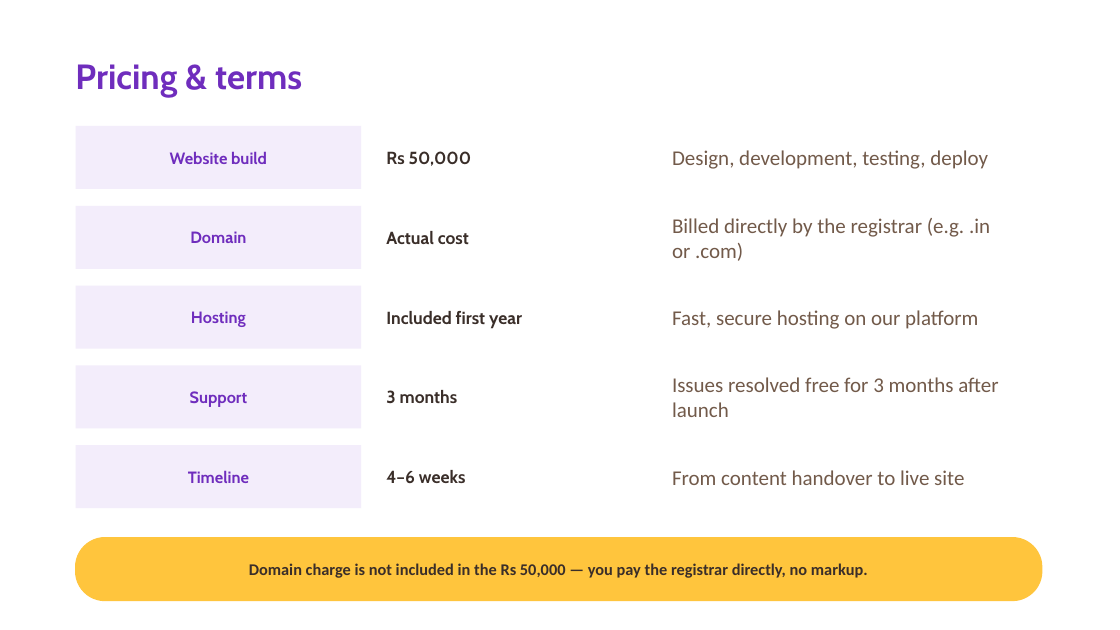
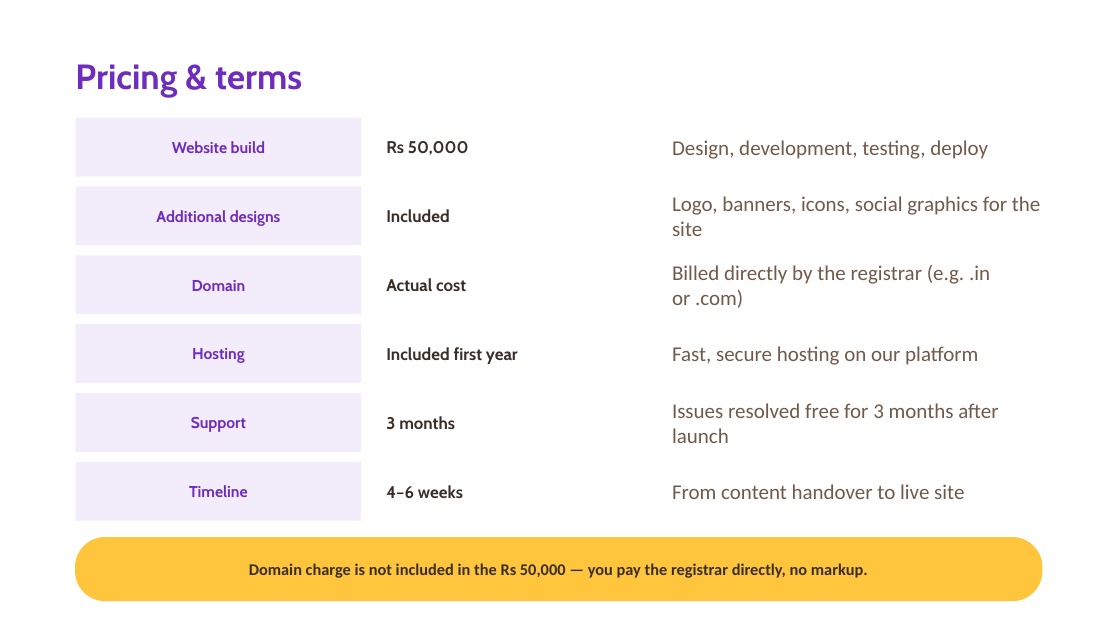
Before and after one commit to KapilanJavaScript/little-blossoms-presentation, a slide deck: slide 4 of Little-Blossoms-Tier1-Starter-Pitch.pptx (slide 3 before the commit). Drawn at 1120x630 pixels with LibreOffice and Linux fonts; fonts in the diff are those of the drawing. Boxes give left, top, right and bottom in pixels: in the first picture for what was removed or moved away, otherwise in the second. Text is boxed around its words. In the diff, an @@ line names an element or a change of style, - is before the commit and + after.

Commit message:
Add designs-needed-to-start slide + Self-managed option to both tier decks

```diff
--- a/Little-Blossoms-Tier1-Starter-Pitch.pptx
+++ b/Little-Blossoms-Tier1-Starter-Pitch.pptx
@@ text "Website build": place and size @@
-text "Website build" at (170,151,267,164)
+text "Website build" at (172,141,265,153)
@@ rectangle: place and size @@
-rectangle at (76,126,361,189)
+rectangle at (76,118,361,176)
@@ text "Rs 50,000": place and size @@
-text "Rs 50,000" at (386,151,472,166)
+text "Rs 50,000" at (386,141,469,155)
@@ text "Design, development, testing, deploy": place and size @@
-text "Design, development, testing, deploy" at (672,150,988,169)
+text "Design, development, testing, deploy" at (672,140,988,159)
@@ rectangle: place and size @@
-rectangle at (76,206,361,269)
+rectangle at (76,187,361,245)
@@ text added at (386,209,449,222), 14.5 pt, text #3A2E29, bold @@
+Included
@@ text added at (672,196,1040,236), 18 pt, text #725A4A @@
+Logo, banners, icons, social graphics for the site
@@ text added at (156,210,281,226), 13.5 pt, text #6F2DBD, bold @@
+Additional designs
@@ size 14 to 13.5 pt in 5 elements at (172,141,265,153), (189,485,248,497), (191,417,246,432), (192,348,244,363), (192,280,246,291) @@
@@ text "Domain": place and size @@
-text "Domain" at (190,231,246,243)
+text "Domain" at (192,280,246,291)
@@ rectangle: place and size @@
-rectangle at (76,286,361,349)
+rectangle at (76,255,361,314)
@@ size 15 to 14.5 pt in 5 elements at (386,141,469,155), (386,485,463,498), (386,416,455,429), (386,347,518,364), (386,278,466,291) @@
@@ text "Actual cost": place and size @@
-text "Actual cost" at (386,231,469,244)
+text "Actual cost" at (386,278,466,291)
@@ text "Billed directly by the registrar ...": place and size @@
-text "Billed directly by the registrar ..." at (672,218,990,261)
+text "Billed directly by the registrar ..." at (672,265,990,308)
@@ text "Hosting": place and size @@
-text "Hosting" at (191,311,246,327)
+text "Hosting" at (192,348,244,363)
@@ rectangle added at (76,324,361,383), fill #F3EDFB @@
@@ text "Included first year": place and size @@
-text "Included first year" at (386,311,522,328)
+text "Included first year" at (386,347,518,364)
@@ text "Fast, secure hosting on our ...": place and size @@
-text "Fast, secure hosting on our ..." at (672,310,978,329)
+text "Fast, secure hosting on our ..." at (672,346,978,365)
@@ text "Support": place and size @@
-text "Support" at (190,391,248,407)
+text "Support" at (191,417,246,432)
@@ rectangle: place and size @@
-rectangle at (76,365,361,429)
+rectangle at (76,393,361,452)
@@ text "3 months": place and size @@
-text "3 months" at (386,390,458,403)
+text "3 months" at (386,416,455,429)
@@ text "Issues resolved free for 3 ...": place and size @@
-text "Issues resolved free for 3 ..." at (672,377,998,417)
+text "Issues resolved free for 3 ..." at (672,403,998,443)
@@ text "Timeline": place and size @@
-text "Timeline" at (188,470,249,483)
+text "Timeline" at (189,485,248,497)
@@ rectangle: place and size @@
-rectangle at (76,445,361,508)
+rectangle at (76,462,361,521)
@@ text "4–6 weeks": place and size @@
-text "4–6 weeks" at (386,470,465,483)
+text "4–6 weeks" at (386,485,463,498)
@@ text "From content handover to live ...": place and size @@
-text "From content handover to live ..." at (672,470,964,485)
+text "From content handover to live ..." at (672,484,964,499)
```
Also in this commit, not shown: 5 other slides changed, 2 slides added, 19 other files.
